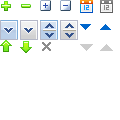
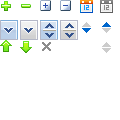
The second 120x120 image is a revision of the first. Changes to its layers:
painted on "图层 3" over box(80, 22, 113, 53)
